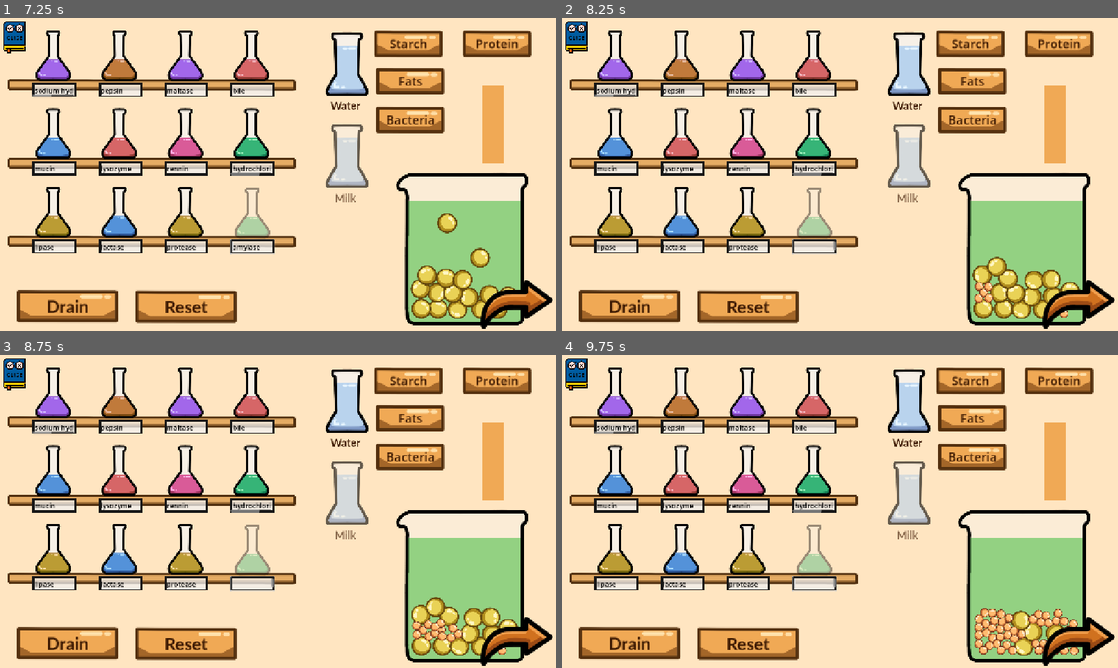
Above: before the commit, frames 1-4 (two rows, left to right).
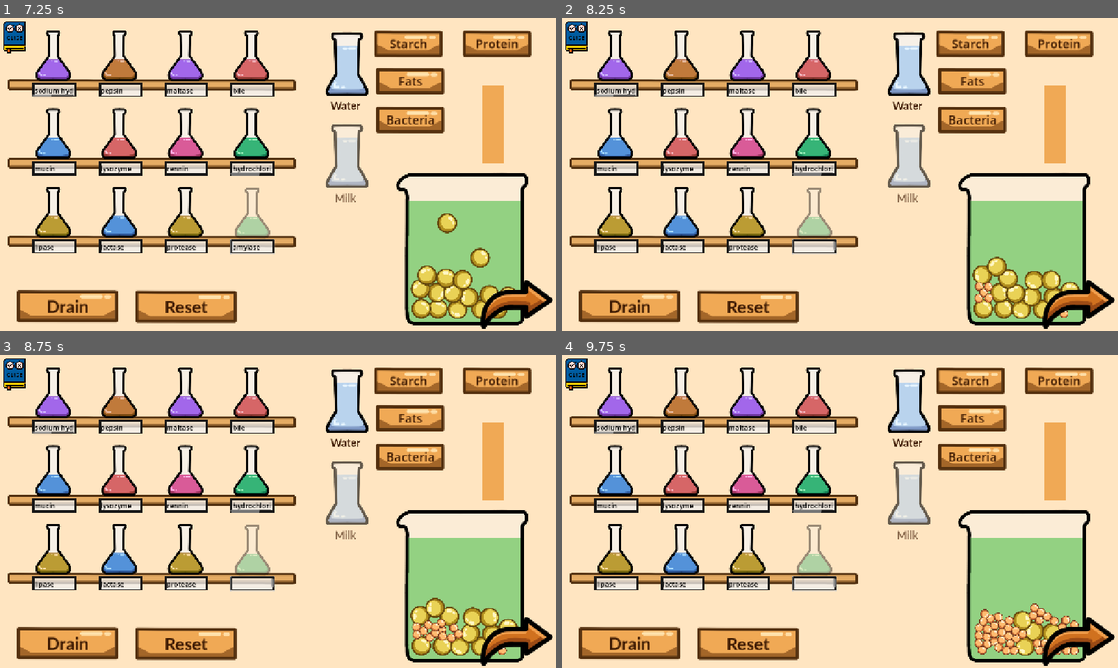
Above: after the commit, the same moments.

Repository: Fae-aof/Digestion-Junction
Game: Godot game, scene res://Digestion Track/track_level.tscn
Same seed, same stepped clock (60 frames per second), same inputs: the game is played once before the commit and once after it.
Inputs (mouse positions are in pixels of both pictures, inside the frame that each line leads up to):
- Up to frame 1 (7.25 s): click (55, 55) at 0.52 s; tap Enter at 1.25, 2.75, 4.25, 5.75, 6.5 s; move the mouse to (400, 158) at 1.27 s; hold Right 1.28-2 s; tap Alt at 1.35, 4.35, 6.6 s; click (400, 158) at 1.42 s; click "Drain" at 2 s; move the mouse to (166, 190) at 2.77 s; hold Down (ui_down) 2.78-3.5 s; tap Shift at 2.85, 5.85 s; click (494, 124) at 3.5 s; move the mouse to (333, 105) at 4.27 s; hold Right 4.28-5 s; click "Starch" at 5 s; move the mouse to (250, 237) at 5.77 s; hold Up 5.78-6.53 s; click (250, 237) at 5.92 s; move the mouse to (444, 221) at 6.52 s; hold Left from 6.53 s (still down)
- Up to frame 2 (8.25 s): tap Enter at 7.25 s; move the mouse to (673, 127) at 7.27 s; tap Shift at 7.35 s; move the mouse to (867, 174) at 8.02 s; release Left at 8.03 s; hold Down (ui_down) from 8.03 s (still down); tap Alt at 8.1 s; click (867, 174) at 8.17 s
- Up to frame 3 (8.75 s): keep holding Down (ui_down)
- Up to frame 4 (9.75 s): move the mouse to (756, 433) at 8.77 s; release Down (ui_down) at 8.78 s; hold Right 8.78-9.53 s; tap Shift at 8.85 s; move the mouse to (962, 495) at 9.52 s; hold Up from 9.53 s (still down); tap Alt at 9.6 s

Frame 1 is identical in both runs. In frame 2, less than 0.1% of the frame differs, in the area x 76-91%, y 76-94%; in frame 3, 0.5%; in frame 4, 1.4%, in the area x 74-93%, y 79-96%.
Error after the commit: Cannot call method 'to_local' on a null value. (res://Digestion)

Commit message:
Molecules can travel through small intestine
- Lots of testing and trying out different methods to get the molecules to smoothly go through the tunnel like maze
- Used a path and force process to get molecules to follow the path
- Adjusting of variables to make the travel more smooth

Diff:
--- a/digestion-junction/Digestion Track/Bit Molecule.tscn
+++ b/digestion-junction/Digestion Track/Bit Molecule.tscn
@@ -4,7 +4,7 @@
 [ext_resource type="Texture2D" uid="uid://dj21tvj7oexi1" path="res://Sprites/Molecules/mol_maltose.png" id="2_ua7y6"]
 
 [sub_resource type="PhysicsMaterial" id="PhysicsMaterial_auskg"]
-friction = 2.5
+friction = 0.0
 absorbent = true
 
 [sub_resource type="SpriteFrames" id="SpriteFrames_1vivr"]
@@ -24,6 +24,7 @@
 [node name="TrackMolecule" type="RigidBody2D" unique_id=246993542 groups=["bit"]]
 mass = 0.1
 physics_material_override = SubResource("PhysicsMaterial_auskg")
+gravity_scale = 0.0
 freeze_mode = 1
 continuous_cd = 2
 constant_force = Vector2(0.1, 0)
--- a/digestion-junction/Digestion Track/Track Molecule.tscn
+++ b/digestion-junction/Digestion Track/Track Molecule.tscn
@@ -24,7 +24,6 @@
 [node name="TrackMolecule" type="RigidBody2D" unique_id=246993542 groups=["small"]]
 collision_layer = 3
 collision_mask = 3
-mass = 0.021
 physics_material_override = SubResource("PhysicsMaterial_auskg")
 freeze_mode = 1
 continuous_cd = 2
--- a/digestion-junction/Digestion Track/bit_molecule.gd
+++ b/digestion-junction/Digestion Track/bit_molecule.gd
@@ -2,6 +2,11 @@
 
 @onready var animation: AnimatedSprite2D = $AnimatedSprite2D
 @onready var collision: CollisionShape2D = $CollisionShape2D
+@onready var path_2d: Path2D = $"../../Intesetine Peri Parent2/Path2D"
+
+#small intestine
+var force_SI = 20
+var look_forward = 5
 
 var force_key = "none"
 var force_dict = {"none" : Vector2(0, 0), "mouth" : Vector2(0.1, 0), "stomach" : Vector2(-0.55, -0.4)}
@@ -18,3 +23,12 @@
 	animation.scale = Vector2(scl, scl)
 	collision.scale = Vector2(scl, scl)
 	apply_force(Vector2(10, 2))
+
+func _physics_process(delta: float) -> void:
+	var local_pos = path_2d.to_local(global_position)
+	var current_offset = path_2d.curve.get_closest_offset(local_pos)
+	var target_offset = min(current_offset + look_forward, path_2d.curve.get_baked_length())
+
+	var target_global_pos = path_2d.to_global(path_2d.curve.sample_baked(target_offset))
+	var direction = global_position.direction_to(target_global_pos)
+	apply_central_force(direction * force_SI)
--- a/digestion-junction/Digestion Track/track.gd
+++ b/digestion-junction/Digestion Track/track.gd
@@ -4,17 +4,20 @@
 
 var barriers = []
 
+#barrier removal
 var mouth_ans = ["mucin", "water", "amylase", "lysozyme"]
 var stomach_ans = ["rennin", "pepsin", "water", "mucin", "hydrochloric acid"]
 var intestine_ans = ["maltase", "lactase", "protease", "lipase"]
 var answers = [mouth_ans, stomach_ans, intestine_ans]
 var current_ans
 
+#teeth
 @onready var top_teeth: CollisionShape2D = $"Teeth/Top teeth"
 @onready var bottom_teeth: CollisionShape2D = $"Teeth/Bottom teeth"
 var teeth_count = 0
 var teeth_moving = false
 
+#peristalsis
 signal peri_start
 @onready var peristalsis_parent: Marker2D = $"Peristalsis Parent"
 @onready var peri_node = preload("res://Digestion Track/peristalsis_node.tscn")
@@ -27,17 +30,26 @@
 @onready var force_area_parent: Node2D = $"Force Areas"
 @onready var force_areas = force_area_parent.get_children()
 
+#intestion peristalsis
+var intestine_peri = false
+#@onready var intesetine_peri_parent: Node2D = $"Intesetine Peri Parent"
+var intestines = []
+@onready var intesetine_peri_parent: Node2D = $"Intesetine Peri Parent2"
+
+
 var score = 0
 
 func _ready() -> void:
 	#peristalsis()
 	barriers = barrier_parent.get_children()
 	current_ans = answers.pop_front()
+	intestine_peri = true
+	intestines = intesetine_peri_parent.get_children()
 
 	#force
 	for i in force_areas:
 		i.body_entered.connect(force_entered.bind(i))
-		i.body_exited.connect(force_entered.bind(i))
+		i.body_exited.connect(force_exited.bind(i))
 
 func area_complete():
 	current_ans = answers.pop_front()
@@ -50,7 +62,11 @@
 		move_teeth()
 	if decay > 0:
 		peristalsis()
-	decay -= delta
+	#decay -= delta
+	#if intestine_peri:
+		#for i in intestines:
+			#var follow = i.get_node("Intestine Path")
+			#follow.progress += 1
 
 func _on_area_2d_body_entered(body: Node2D) -> void:
 	if body.is_in_group("bit"):
@@ -115,3 +131,6 @@
 func force_exited(body: Node2D, area : Area2D):
 	if body.is_in_group("bit"):
 		body.update_force("none")
+
+func testing():
+	intestine_peri = true
--- a/digestion-junction/Digestion Track/track.tscn
+++ b/digestion-junction/Digestion Track/track.tscn
@@ -2,6 +2,9 @@
 
 [ext_resource type="Script" uid="uid://cu3glyhuik1e4" path="res://Digestion Track/track.gd" id="1_8ygy3"]
 [ext_resource type="Texture2D" uid="uid://cjwanqxconiqw" path="res://Sprites/lineart of track.PNG" id="2_cg5vd"]
+[ext_resource type="PackedScene" uid="uid://co71wxdgxlkv" path="res://Spawner/spawner.tscn" id="3_iwefv"]
+[ext_resource type="Script" uid="uid://chscomoh11xkm" path="res://Digestion Track/track_spawner.gd" id="4_yxxdd"]
+[ext_resource type="PackedScene" uid="uid://bd63w5x1guufo" path="res://Digestion Track/Bit Molecule.tscn" id="5_nihj5"]
 
 [sub_resource type="RectangleShape2D" id="RectangleShape2D_8vrlf"]
 size = Vector2(225, 61)
@@ -14,6 +17,52 @@
 
 [sub_resource type="RectangleShape2D" id="RectangleShape2D_1vivr"]
 size = Vector2(378.5, 126)
+
+[sub_resource type="Curve2D" id="Curve2D_cg5vd"]
+bake_interval = 0.01
+_data = {
+"points": PackedVector2Array(0, 0, 0, 0, -133, 320, 0, 0, 0, 0, -123, 320, 0, 0, 0, 0, -57, 370, 0, 0, 0, 0, 68, 394)
+}
+point_count = 4
+
+[sub_resource type="Curve2D" id="Curve2D_iwefv"]
+bake_interval = 67.22
+_data = {
+"points": PackedVector2Array(0, 0, 0, 0, 99, 446, 0, 0, 0, 0, 107, 339, 0, 0, 0, 0, 144, 306)
+}
+point_count = 3
+
+[sub_resource type="Curve2D" id="Curve2D_yxxdd"]
+bake_interval = 37.0
+_data = {
+"points": PackedVector2Array(0, 0, 0, 0, 126, 542, 0, 0, 0, 0, 106, 520, 0, 0, 0, 0, 94, 483, 0, 0, 0, 0, 55, 430, 0, 0, 0, 0, -30, 418)
+}
+point_count = 5
+
+[sub_resource type="Curve2D" id="Curve2D_nihj5"]
+_data = {
+"points": PackedVector2Array(0, 0, 0, 0, -59, 408, 0, 0, 0, 0, -9, 455, 0, 0, 0, 0, 44, 467, 0, 0, 0, 0, 67, 493)
+}
+point_count = 4
+
+[sub_resource type="Curve2D" id="Curve2D_jbejm"]
+_data = {
+"points": PackedVector2Array(0, 0, 0, 0, 91, 527, 0, 0, 0, 0, 67, 533, 0, 0, 0, 0, 52, 539, 0, 0, 0, 0, 29, 535, 0, 0, 0, 0, 12, 521, 0, 0, 0, 0, -16, 496, 0, 0, 0, 0, -58, 468, 0, 0, 0, 0, -98, 395, 0, 0, 0, 0, -121, 364)
+}
+point_count = 9
+
+[sub_resource type="Curve2D" id="Curve2D_effgm"]
+_data = {
+"points": PackedVector2Array(0, 0, 0, 0, 170, 268, 0, 0, 0, 0, 145, 398, 0, 0, 0, 0, 119, 510)
+}
+point_count = 3
+
+[sub_resource type="Curve2D" id="Curve2D_3vi2n"]
+bake_interval = 200.43
+_data = {
+"points": PackedVector2Array(0, 0, 0, 0, -89, 340, 0, 0, 0, 0, -57, 370, 0, 0, 0, 0, -13, 385, 0, 0, 0, 0, 68, 394, 0, 0, 0, 0, 96, 410, 0, 0, 0, 0, 107, 332, 0, 0, 0, 0, 157, 304, 0, 0, 0, 0, 129, 469, 0, 0, 0, 0, 117, 510, 0, 0, 0, 0, 106, 517, 0, 0, 0, 0, 101, 503, 0, 0, 0, 0, 94, 480, 0, 0, 0, 0, 51, 428, 0, 0, 0, 0, -37, 419, 0, 0, 0, 0, -25, 444, 0, 0, 0, 0, 49, 477, 0, 0, 0, 0, 68, 530, 0, 0, 0, 0, 27, 536, 0, 0, 0, 0, -50, 480, 0, 0, 0, 0, -101, 389, 0, 0, 0, 0, -132, 363, 0, 0, 0, 0, -142, 387, 0, 0, 0, 0, -80, 534)
+}
+point_count = 23
 
 [node name="Track" type="Node2D" unique_id=1314885506]
 script = ExtResource("1_8ygy3")
@@ -33,11 +82,11 @@
 
 [node name="Left 2" type="CollisionPolygon2D" parent="StaticBody2D" unique_id=441769106]
 position = Vector2(133, 570)
-polygon = PackedVector2Array(-191, -623, -189, -512, -137, -476, -190, -470, -232, -466, -323, -389, -339, -258, -360, -124, -288, -3, -175, 64, -158, 1, -233, -31, -247, -96, -307, -190, -272, -264, -269, -390, -237, -426, -1 …(79 unchanged characters)…
+polygon = PackedVector2Array(-191, -623, -189, -512, -137, -476, -190, -470, -232, -466, -323, -389, -339, -258, -360, -124, -288, -3, -175, 64, -158, 1, -234.99998, -36.99994, -254.99998, -95.99994, -297, -191.99994, -272, -264, -269, -390, -237, -426, -1 …(79 unchanged characters)…
 
 [node name="Right 2" type="CollisionPolygon2D" parent="StaticBody2D" unique_id=535582447]
 position = Vector2(310, 687)
-polygon = PackedVector2Array(-282, -709, -222, -662, -152, - …(184 unchanged characters)…  -201, -373, -131, -417, -140, -303, -176, -202, -190, -127, -290, -134, -277, -78, -221, -74, -163, -73, -63, -286, -92, -507, -94, -708, -269, -742)
+polygon = PackedVector2Array(-282, -709, -222, -662, -152, - …(184 unchanged characters)…  -201, -373, -131, -417, -140, -303, -171.99997, -194.99994, -184.99997, -177.99994, -216.99997, -172.99994, -228.99997, -139.99994, -290, -134, -277, -78, -221, -74, -163, -73, -63, -286, -92, -507, -94, -708, -269, -742)
 
 [node name="Barriers" type="StaticBody2D" parent="." unique_id=2080775581]
 
@@ -133,10 +182,135 @@
 position = Vector2(123, 410)
 
 [node name="CollisionPolygon2D" type="CollisionPolygon2D" parent="Small intestine" unique_id=429985225]
-polygon = PackedVector2Array(-250, -158, -246, -76, -180, -18, -67, -9, -11, 56, -9, 80, -63, 8, -201, -13, -268, -89)
+polygon = PackedVector2Array(-250, -158, -246, -76, -180, -18, -60, -5, -22, 22, 4, -73, 20, -91, -6.487793, 31.138138, -7, 59, -21, 56, -63, 8, -180, -4, -174, 24, -140, 55, -87, 75, -80, 109, -103, 82, -145, 67, -183, 32, -201, -13, -268, -89)
 
 [node name="CollisionPolygon2D2" type="CollisionPolygon2D" parent="Small intestine" unique_id=1562266498]
 polygon = PackedVector2Array(-189, -127, -200, -158, -150, -104, -83, -103, 53, -138, -39, -80, -42, -28, -136, -48, -187, -65)
+
+[node name="CollisionPolygon2D3" type="CollisionPolygon2D" parent="Small intestine" unique_id=1717380663]
+position = Vector2(2, 0)
+polygon = PackedVector2Array(-30, 144, -32, 107, -43, 73, -84, 33, -145, 17, -135, 27, -93, 45, -51, 84, -45, 131, -76, 139, -115, 142, -132, 111, -186, 83, -240, -19, -234, 17, -205, 80, -181, 114, -199, 144, -153, 167)
+
+[node name="Camera2D" type="Camera2D" parent="." unique_id=1464637718]
+position = Vector2(0, 462)
+
+[node name="Spawner" parent="." unique_id=261790585 instance=ExtResource("3_iwefv")]
+position = Vector2(-72, 361)
+script = ExtResource("4_yxxdd")
+molecule_list = null
+small_mol = ExtResource("5_nihj5")
+num = 70
+cooldown = 0.0
+
+[node name="Bottom_Right" parent="Spawner" index="1" unique_id=41511551]
+position = Vector2(12, -1)
+
+[node name="TrackMolecule" parent="Spawner" unique_id=246993542 instance=ExtResource("5_nihj5")]
+position = Vector2(-50.11315, -32.19406)
+
+[node name="Intesetine Peri Parent" type="Node2D" parent="." unique_id=936427632]
+visible = false
+
+[node name="Path2D" type="Path2D" parent="Intesetine Peri Parent" unique_id=601002267]
+position = Vector2(-1, -1)
+curve = SubResource("Curve2D_cg5vd")
+
+[node name="Intestine Path" type="PathFollow2D" parent="Intesetine Peri Parent/Path2D" unique_id=1882643006]
+position = Vector2(-133, 320)
+
+[node name="Small intestine2" type="StaticBody2D" parent="Intesetine Peri Parent/Path2D/Intestine Path" unique_id=1534775031]
+position = Vector2(7.891159, -4.767578)
+rotation = 1.5707964
+
+[node name="CollisionPolygon2D" type="CollisionPolygon2D" parent="Intesetine Peri Parent/Path2D/Intestine Path/Small intestine2" unique_id=888473541]
+position = Vector2(-23, -5)
+polygon = PackedVector2Array(-4.4875183, 2, 46.4104, 2, 48, 10, -6, 10)
+
+[node name="Path2D2" type="Path2D" parent="Intesetine Peri Parent" unique_id=1602657624]
+position = Vector2(-1, -1)
+curve = SubResource("Curve2D_iwefv")
+
+[node name="Intestine Path" type="PathFollow2D" parent="Intesetine Peri Parent/Path2D2" unique_id=1059213473]
+position = Vector2(99, 446)
+rotation = -1.4961689
+
+[node name="Small intestine2" type="StaticBody2D" parent="Intesetine Peri Parent/Path2D2/Intestine Path" unique_id=542882496]
+position = Vector2(7.891159, -4.767578)
+rotation = 1.5707964
+
+[node name="CollisionPolygon2D" type="CollisionPolygon2D" parent="Intesetine Peri Parent/Path2D2/Intestine Path/Small intestine2" unique_id=1736326641]
+position = Vector2(-21.47444, -0.37663364)
+polygon = PackedVector2Array(-4.4875183, 2, 34.538574, 2.0000153, 47.79135, 2, 48, 10, -6, 10)
+
+[node name="Path2D3" type="Path2D" parent="Intesetine Peri Parent" unique_id=1890508177]
+position = Vector2(-1, -1)
+curve = SubResource("Curve2D_yxxdd")
+
+[node name="Intestine Path" type="PathFollow2D" parent="Intesetine Peri Parent/Path2D3" unique_id=193862218]
+position = Vector2(126, 542)
+rotation = -2.3086114
+
+[node name="Small intestine2" type="StaticBody2D" parent="Intesetine Peri Parent/Path2D3/Intestine Path" unique_id=351226806]
+position = Vector2(7.891159, -4.767578)
+rotation = 1.5707964
+
+[node name="CollisionPolygon2D" type="CollisionPolygon2D" parent="Intesetine Peri Parent/Path2D3/Intestine Path/Small intestine2" unique_id=313097206]
+position = Vector2(-21.47444, -0.37663364)
+polygon = PackedVector2Array(-4.4875183, 2, 34.538574, 2.0000153, 47.79135, 2, 48, 10, -6, 10)
+
+[node name="Path2D4" type="Path2D" parent="Intesetine Peri Parent" unique_id=547977462]
+position = Vector2(-1, -1)
+curve = SubResource("Curve2D_nihj5")
+
+[node name="Intestine Path" type="PathFollow2D" parent="Intesetine Peri Parent/Path2D4" unique_id=542402731]
+position = Vector2(-59, 408)
+rotation = 0.7544802
+
+[node name="Small intestine2" type="StaticBody2D" parent="Intesetine Peri Parent/Path2D4/Intestine Path" unique_id=937033947]
+position = Vector2(7.891159, -4.767578)
+rotation = 1.5707964
+
+[node name="CollisionPolygon2D" type="CollisionPolygon2D" parent="Intesetine Peri Parent/Path2D4/Intestine Path/Small intestine2" unique_id=326667910]
+position = Vector2(-21.47444, -0.37663364)
+polygon = PackedVector2Array(-4.4875183, 2, 34.538574, 2.0000153, 47.79135, 2, 48, 10, -2.8949585, 9.285423)
+
+[node name="Path2D5" type="Path2D" parent="Intesetine Peri Parent" unique_id=126133927]
+position = Vector2(-1, -1)
+curve = SubResource("Curve2D_jbejm")
+
+[node name="Intestine Path" type="PathFollow2D" parent="Intesetine Peri Parent/Path2D5" unique_id=541660206]
+position = Vector2(91, 527)
+rotation = 2.896614
+
+[node name="Small intestine2" type="StaticBody2D" parent="Intesetine Peri Parent/Path2D5/Intestine Path" unique_id=857109005]
+position = Vector2(7.891159, -4.767578)
+rotation = 1.5707964
+
+[node name="CollisionPolygon2D" type="CollisionPolygon2D" parent="Intesetine Peri Parent/Path2D5/Intestine Path/Small intestine2" unique_id=82637536]
+position = Vector2(-21.47444, -0.37663364)
+polygon = PackedVector2Array(-4.4875183, 2, 34.538574, 2.0000153, 47.79135, 2, 48, 10, -2.8949585, 9.285423)
+
+[node name="Path2D6" type="Path2D" parent="Intesetine Peri Parent" unique_id=984300915]
+position = Vector2(-1, -1)
+curve = SubResource("Curve2D_effgm")
+
+[node name="Intestine Path" type="PathFollow2D" parent="Intesetine Peri Parent/Path2D6" unique_id=355881102]
+position = Vector2(170, 268)
+rotation = 1.7607846
+
+[node name="Small intestine2" type="StaticBody2D" parent="Intesetine Peri Parent/Path2D6/Intestine Path" unique_id=1713092082]
+position = Vector2(7.891159, -4.767578)
+rotation = 1.5707964
+
+[node name="CollisionPolygon2D" type="CollisionPolygon2D" parent="Intesetine Peri Parent/Path2D6/Intestine Path/Small intestine2" unique_id=256677753]
+position = Vector2(-21.47444, -0.37663364)
+polygon = PackedVector2Array(-4.4875183, 2, 34.538574, 2.0000153, 47.79135, 2, 48, 10, -2.8949585, 9.285423)
+
+[node name="Intesetine Peri Parent2" type="Node2D" parent="." unique_id=340941505 groups=["path"]]
+
+[node name="Path2D" type="Path2D" parent="Intesetine Peri Parent2" unique_id=543010131]
+position = Vector2(-1, -1)
+curve = SubResource("Curve2D_3vi2n")
 
 [connection signal="body_entered" from="Teeth" to="." method="_on_teeth_body_entered"]
 [connection signal="body_exited" from="Esoph" to="." method="_on_esoph_body_exited"]
@@ -144,3 +318,5 @@
 [connection signal="body_entered" from="Esophagus" to="." method="_on_esophagus_body_entered"]
 [connection signal="body_exited" from="Esophagus" to="." method="_on_esophagus_body_exited"]
 [connection signal="body_entered" from="Scoring" to="." method="_on_area_2d_body_entered"]
+
+[editable path="Spawner"]
--- a/digestion-junction/Digestion Track/track_level.gd
+++ b/digestion-junction/Digestion Track/track_level.gd
@@ -168,3 +168,7 @@
 	peri_ongoing = true
 	button.global_position = Vector2(randf_range(but_mark.global_position.x, but_mark2.global_position.x), randf_range(but_mark.global_position.y, but_mark2.global_position.y))
 	track.decay = 1.5
+
+
+func _on_testing_pressed() -> void:
+	track.testing()
--- a/digestion-junction/Digestion Track/track_level.tscn
+++ b/digestion-junction/Digestion Track/track_level.tscn
@@ -12,9 +12,9 @@
 [ext_resource type="StyleBox" uid="uid://dxe7ss00688x1" path="res://Styleboxes/Button Orange.tres" id="6_ptpfu"]
 [ext_resource type="Script" uid="uid://chscomoh11xkm" path="res://Digestion Track/track_spawner.gd" id="7_44aes"]
 [ext_resource type="Resource" uid="uid://boticvbrbrxsk" path="res://Digestion Track/Resources/small_mol_list.tres" id="8_x4dda"]
-[ext_resource type="PackedScene" uid="uid://d2a7eqi5tg1lh" path="res://Digestion Track/Track Molecule.tscn" id="9_hoved"]
 [ext_resource type="StyleBox" uid="uid://br3eucqjtj0sg" path="res://Styleboxes/Orange Screen.tres" id="10_vp72e"]
 [ext_resource type="Texture2D" uid="uid://dj21tvj7oexi1" path="res://Sprites/Molecules/mol_maltose.png" id="11_hoved"]
+[ext_resource type="PackedScene" uid="uid://bd63w5x1guufo" path="res://Digestion Track/Bit Molecule.tscn" id="12_0mwfd"]
 [ext_resource type="Script" uid="uid://b6m6hpnev7tx3" path="res://Digestion Track/push.gd" id="12_c1ukn"]
 [ext_resource type="Texture2D" uid="uid://ci5311r6qhqwo" path="res://Sprites/Artboard 2.png" id="13_vp72e"]
 [ext_resource type="Texture2D" uid="uid://bfol37kc2g5p1" path="res://Sprites/Molecules/mol_starch.png" id="14_4e0s8"]
@@ -112,11 +112,11 @@
 position = Vector2(2315, 169)
 
 [node name="Track Spawner" parent="Track Spot" unique_id=261790585 instance=ExtResource("6_44aes")]
-position = Vector2(-141, -50)
+position = Vector2(-103, 883)
 script = ExtResource("7_44aes")
 molecule_list = ExtResource("8_x4dda")
-small_mol = ExtResource("9_hoved")
-num = 50
+small_mol = ExtResource("12_0mwfd")
+num = 75
 cooldown = 5.0
 
 [node name="Bottom_Right" parent="Track Spot/Track Spawner" index="1" unique_id=41511551]
@@ -399,6 +399,12 @@
 [node name="Marker2D2" type="Marker2D" parent="Game Panel" unique_id=1642215591]
 position = Vector2(33, 35)
 
+[node name="Testing" type="Button" parent="." unique_id=940215071 groups=["movable"]]
+offset_left = 1545.0
+offset_top = 558.0
+offset_right = 1669.0
+offset_bottom = 649.0
+
 [connection signal="pressed" from="Solution Maker/Guide Button" to="." method="_on_guide_button_pressed"]
 [connection signal="pressed" from="Solution Maker/Close" to="." method="_on_close_pressed"]
 [connection signal="pressed" from="To Track" to="." method="_on_to_track_pressed"]
@@ -408,5 +414,6 @@
 [connection signal="pressed" from="Push" to="Push" method="_on_pressed"]
 [connection signal="pressed" from="Answers2/Pour Solution" to="." method="_on_pour_solution_pressed"]
 [connection signal="pressed" from="Game Panel/Button" to="." method="_on_button_pressed"]
+[connection signal="pressed" from="Testing" to="." method="_on_testing_pressed"]
 
 [editable path="Track Spot/Track Spawner"]
--- a/digestion-junction/project.godot
+++ b/digestion-junction/project.godot
@@ -47,6 +47,7 @@
 teeth=""
 peri=""
 bit=""
+path=""
 
 [physics]
 
